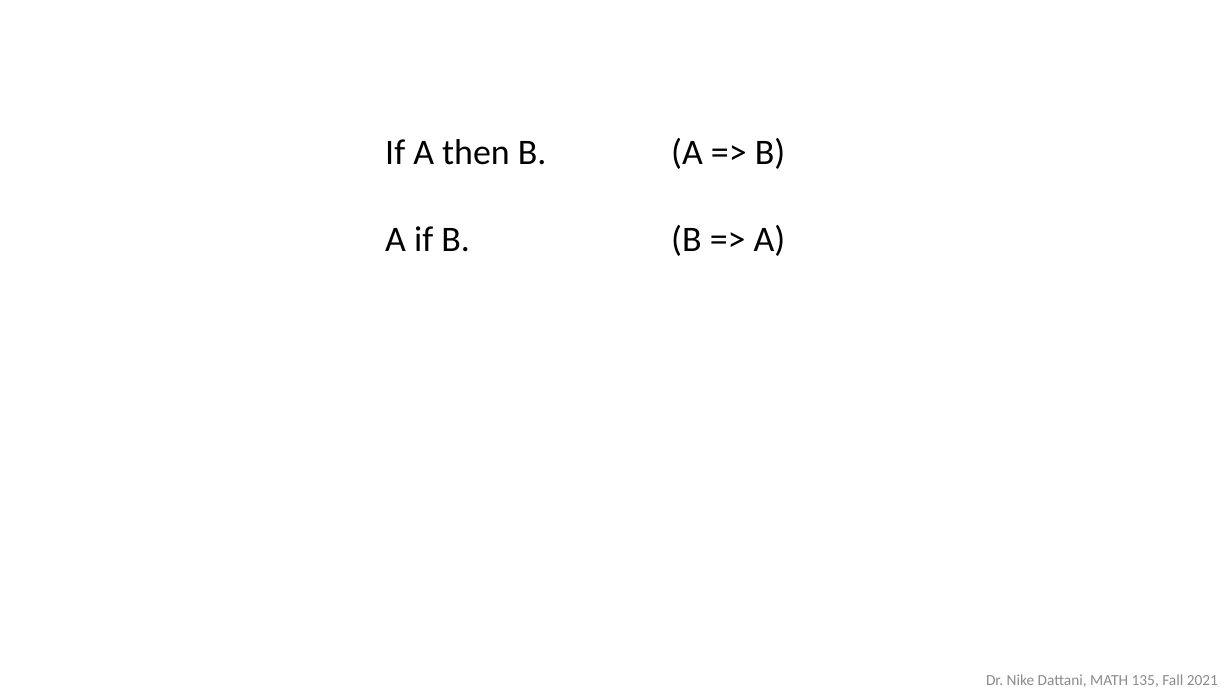
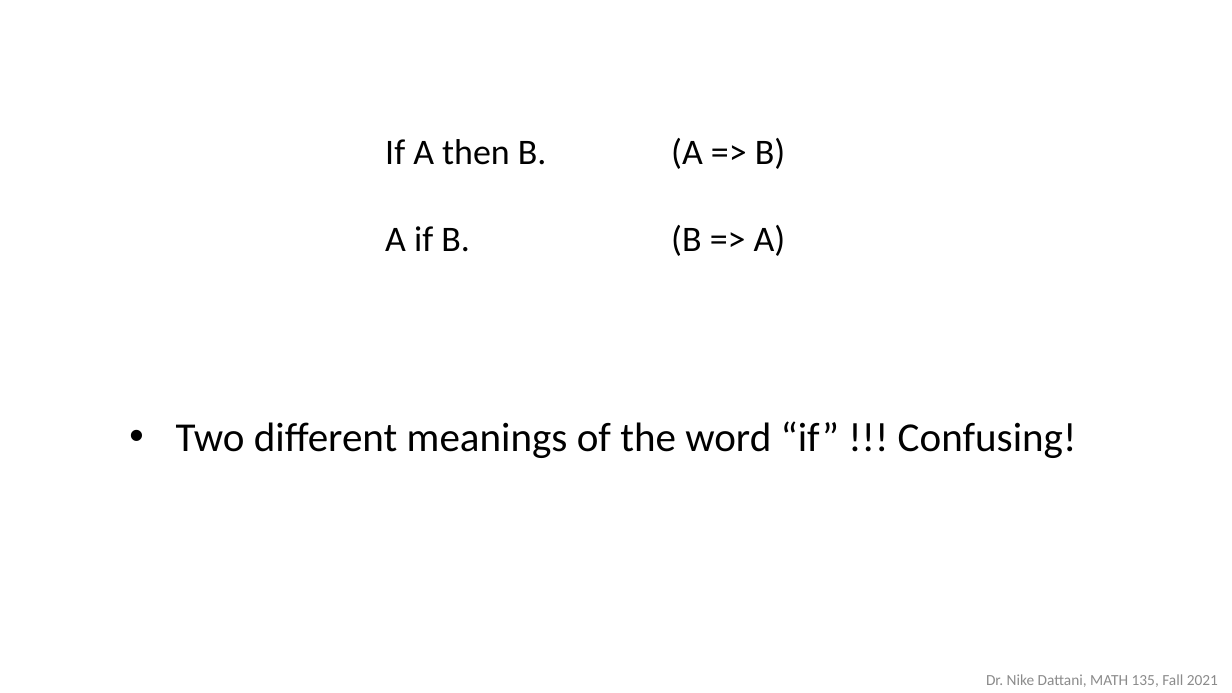
Before and after one commit to ndattani/Lecture_Notes, a slide deck: slide 17 of University_of_Waterloo/Fall_2021/MATH135/UW_Fall2021_MATH135_Lecture6.pptx. Drawn at 1232x693 pixels with LibreOffice and Linux fonts; fonts in the diff are those of the drawing. Boxes give left, top, right and bottom in pixels: in the first picture for what was removed or moved away, otherwise in the second. Text is boxed around its words. In the diff, an @@ line names an element or a change of style, - is before the commit and + after.

```diff
--- a/University_of_Waterloo/Fall_2021/MATH135/UW_Fall2021_MATH135_Lecture6.pptx
+++ b/University_of_Waterloo/Fall_2021/MATH135/UW_Fall2021_MATH135_Lecture6.pptx
@@ text added at (176, 421, 1077, 458), 32 pt, text #000000 @@
+  • Two different meanings of the word “if” !!! Confusing!
```
Also in this commit, not shown: 4 other slides changed, 5 other files.
